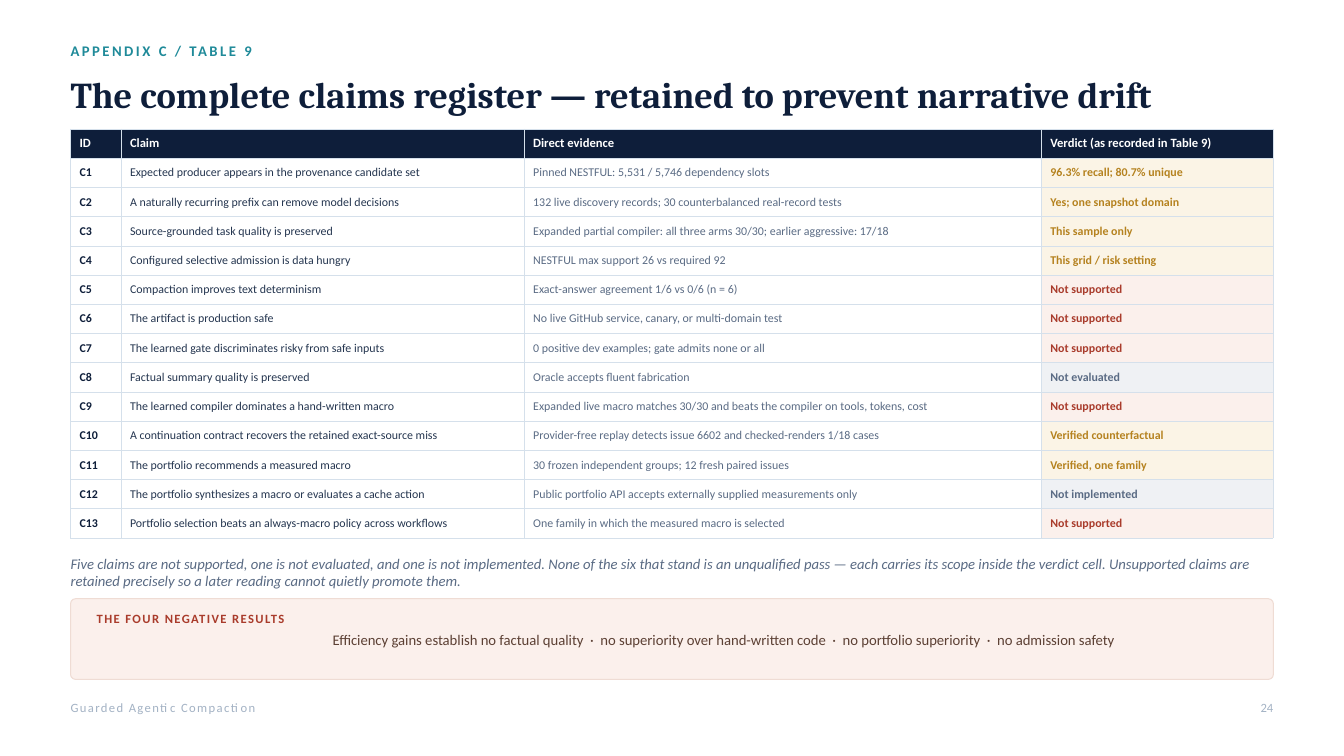
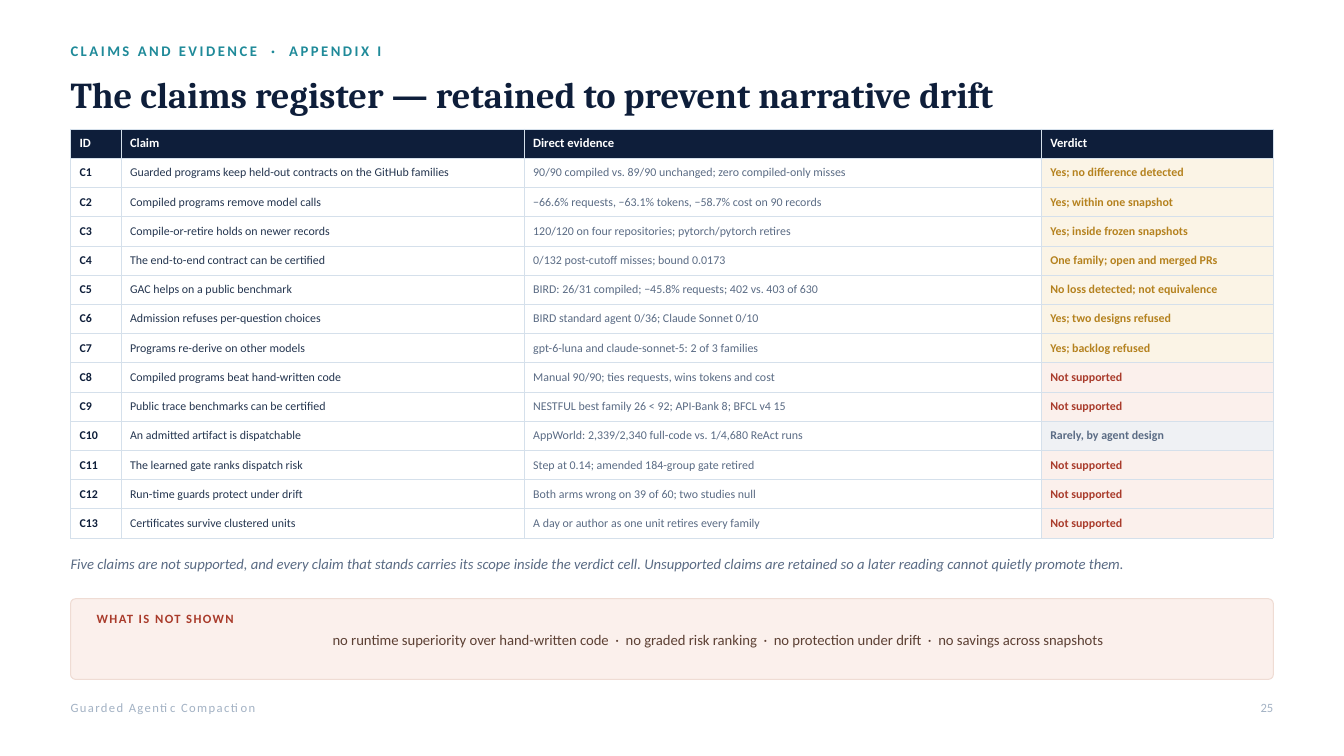
Before and after one commit to rrahimi-uci/guarded-agentic-compaction, a slide deck: slide 25 of paper/slides/GAC-seminar.pptx (slide 24 before the commit). Drawn at 1344x756 pixels with LibreOffice and Linux fonts; fonts in the diff are those of the drawing. Boxes give left, top, right and bottom in pixels: in the first picture for what was removed or moved away, otherwise in the second. Text is boxed around its words. In the diff, an @@ line names an element or a change of style, - is before the commit and + after.

```diff
--- a/paper/slides/GAC-seminar.pptx
+++ b/paper/slides/GAC-seminar.pptx
@@ text at box(71, 46, 381, 56): text changed @@
-APPENDIX C / TABLE 9
+CLAIMS AND EVIDENCE · APPENDIX I
@@ text at box(71, 82, 993, 116): text changed @@
-The complete claims register — retained to prevent narrative drift
+The claims register — retained to prevent narrative drift
@@ table at box(71, 129, 1273, 538) @@
-row 1, column 4: Verdict (as recorded in Table 9)
+row 1, column 4: Verdict
-row 2: C1 | Expected producer appears in the provenance candidate set | Pinned NESTFUL: 5,531 / 5,746 dependency slots | 96.3% recall; 80.7% unique
+row 2: C1 | Guarded programs keep held-out contracts on the GitHub families | 90/90 compiled vs. 89/90 unchanged; zero compiled-only misses | Yes; no difference detected
-row 3: C2 | A naturally recurring prefix can remove model decisions | 132 live discovery records; 30 counterbalanced real-record tests | Yes; one snapshot domain
+row 3: C2 | Compiled programs remove model calls | −66.6% requests, −63.1% tokens, −58.7% cost on 90 records | Yes; within one snapshot
-row 4: C3 | Source-grounded task quality is preserved | Expanded partial compiler: all three arms 30/30; earlier aggressive: 17/18 | This sample only
+row 4: C3 | Compile-or-retire holds on newer records | 120/120 on four repositories; pytorch/pytorch retires | Yes; inside frozen snapshots
-row 5: C4 | Configured selective admission is data hungry | NESTFUL max support 26 vs required 92 | This grid / risk setting
+row 5: C4 | The end-to-end contract can be certified | 0/132 post-cutoff misses; bound 0.0173 | One family; open and merged PRs
-row 6: C5 | Compaction improves text determinism | Exact-answer agreement 1/6 vs 0/6 (n = 6) | Not supported
+row 6: C5 | GAC helps on a public benchmark | BIRD: 26/31 compiled; −45.8% requests; 402 vs. 403 of 630 | No loss detected; not equivalence
-row 7: C6 | The artifact is production safe | No live GitHub service, canary, or multi-domain test | Not supported
+row 7: C6 | Admission refuses per-question choices | BIRD standard agent 0/36; Claude Sonnet 0/10 | Yes; two designs refused
-row 8: C7 | The learned gate discriminates risky from safe inputs | 0 positive dev examples; gate admits none or all | Not supported
+row 8: C7 | Programs re-derive on other models | gpt-6-luna and claude-sonnet-5: 2 of 3 families | Yes; backlog refused
-row 9: C8 | Factual summary quality is preserved | Oracle accepts fluent fabrication | Not evaluated
+row 9: C8 | Compiled programs beat hand-written code | Manual 90/90; ties requests, wins tokens and cost | Not supported
-row 10, column 2: The learned compiler dominates a hand-written macro
+row 10, column 2: Public trace benchmarks can be certified
-row 10, column 3: Expanded live macro matches 30/30 and beats the compiler on tools, tokens, cost
+row 10, column 3: NESTFUL best family 26 < 92; API-Bank 8; BFCL v4 15
-row 11: C10 | A continuation contract recovers the retained exact-source miss | Provider-free replay detects issue 6602 and checked-renders 1/18 cases | Verified counterfactual
+row 11: C10 | An admitted artifact is dispatchable | AppWorld: 2,339/2,340 full-code vs. 1/4,680 ReAct runs | Rarely, by agent design
-row 12: C11 | The portfolio recommends a measured macro | 30 frozen independent groups; 12 fresh paired issues | Verified, one family
+row 12: C11 | The learned gate ranks dispatch risk | Step at 0.14; amended 184-group gate retired | Not supported
-row 13: C12 | The portfolio synthesizes a macro or evaluates a cache action | Public portfolio API accepts externally supplied measurements only | Not implemented
+row 13: C12 | Run-time guards protect under drift | Both arms wrong on 39 of 60; two studies null | Not supported
-row 14, column 2: Portfolio selection beats an always-macro policy across workflows
+row 14, column 2: Certificates survive clustered units
-row 14, column 3: One family in which the measured macro is selected
+row 14, column 3: A day or author as one unit retires every family
@@ fill #FBF0EC to #FBF4E6 in 3 cells @@
@@ fill #EFF1F4 to #FBF0EC in 2 cells @@
@@ fill #FBF4E6 to #EFF1F4 in row 11, column 4 @@
@@ fill #FBF4E6 to #FBF0EC in row 12, column 4 @@
@@ text at box(71, 559, 1124, 572): text changed @@
-Five claims are not supported, one is not evaluated, and one is not implemented. None of the six that stand is an unqualified pass — each carries its scope inside the verdict cell. Unsupported claims are retained precisely so a later reading cannot quietly promote them.
+Five claims are not supported, and every claim that stands carries its scope inside the verdict cell. Unsupported claims are retained so a later reading cannot quietly promote them.
@@ text at box(97, 611, 329, 635): text changed @@
-THE FOUR NEGATIVE RESULTS
+WHAT IS NOT SHOWN
@@ text at box(333, 635, 1103, 648): text changed @@
-Efficiency gains establish no factual quality · no superiority over hand-written code · no portfolio superiority · no admission safety
+no runtime superiority over hand-written code · no graded risk ranking · no protection under drift · no savings across snapshots
@@ text at box(1261, 704, 1274, 712): text changed @@
-24
+25
```
Also in this commit, not shown: 20 other slides changed, 2 slides added, 1 slide removed, 15 other files.
